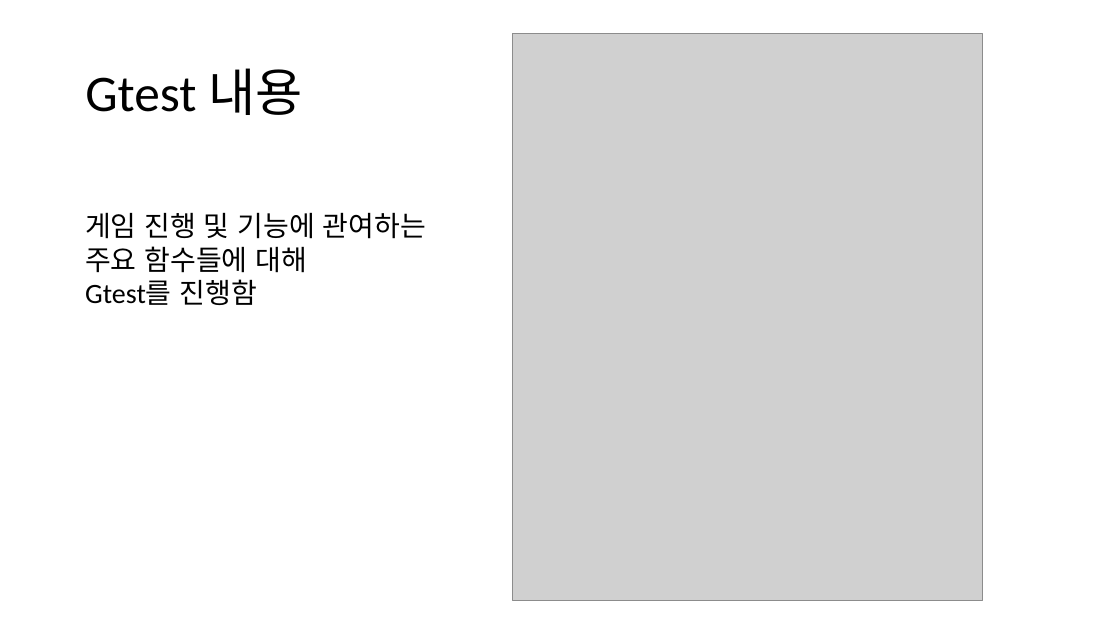
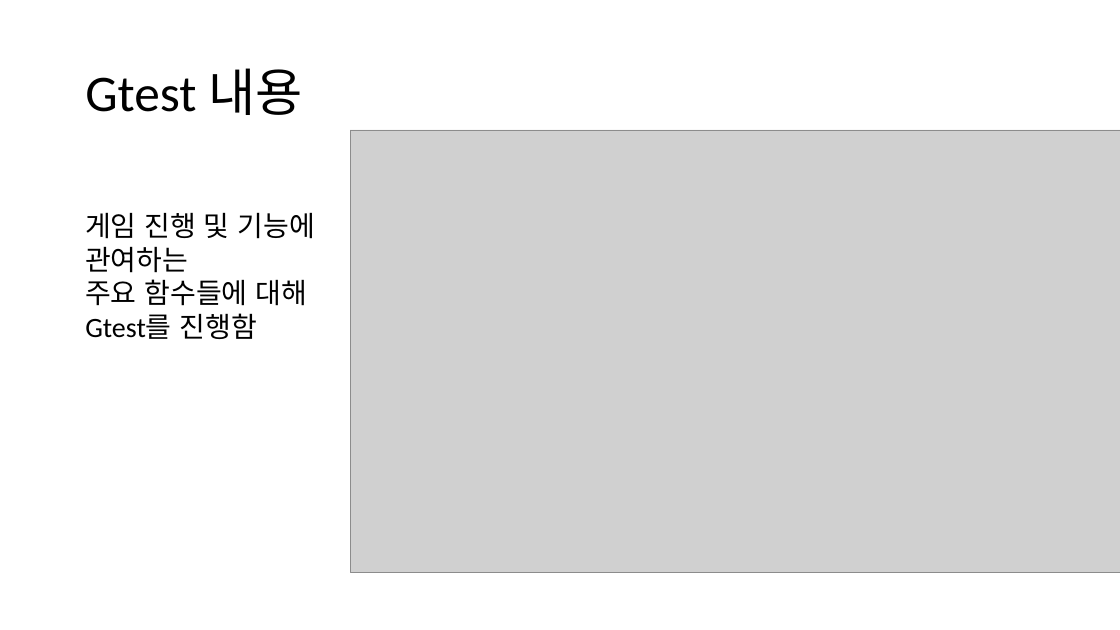
Before and after one commit to OOP-TERM/Othello, a slide deck: slide 4 of 보고서/보고서.pptx. Drawn at 1120x630 pixels with LibreOffice and Linux fonts; fonts in the diff are those of the drawing; grey boxes stand for pictures. Boxes give left, top, right and bottom in pixels: in the first picture for what was removed or moved away, otherwise in the second. Text is boxed around its words. In the diff, an @@ line names an element or a change of style, - is before the commit and + after.

```diff
--- a/보고서/보고서.pptx
+++ b/보고서/보고서.pptx
@@ picture resized from (x1=513, y1=34, x2=982, y2=601) to (x1=350, y1=130, x2=1120, y2=573) @@
@@ text at (x1=85, y1=212, x2=315, y2=273): text changed @@
-게임 진행 및 기능에 관여하는
+게임 진행 및 기능에
+관여하는
```
Also in this commit, not shown: 4 other slides changed, 2 slides added, 7 other files.
